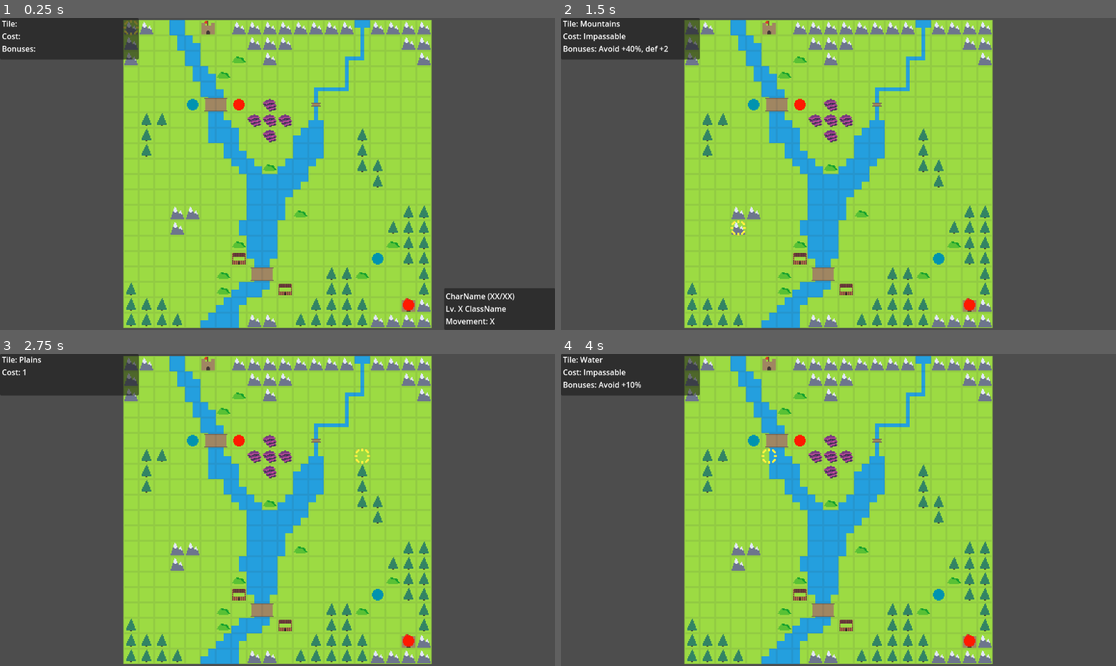
Above: before the commit, frames 1-4 (two rows, left to right).
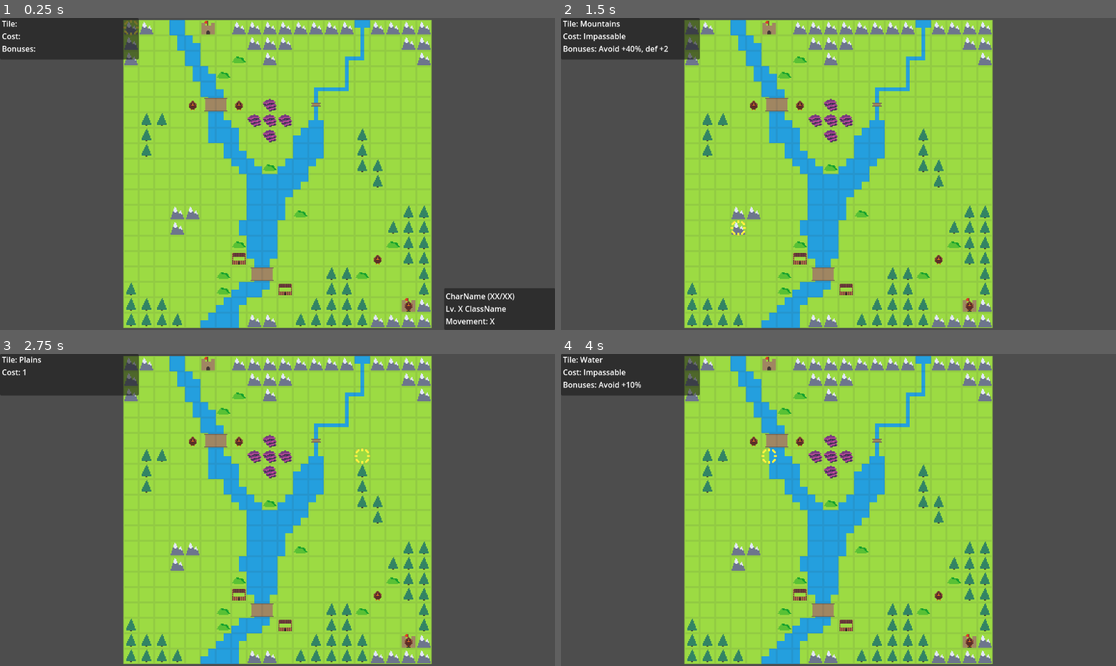
Above: after the commit, the same moments.

Repository: Kibibibit/chickenwarrior
Game: Godot game, scene res://src/scenes/main/main.tscn
Two runs of this game, one before a commit and one after it. Both use one fixed random seed, a clock stepped at 60 frames per second and the inputs below.
Inputs (mouse positions are in pixels of both pictures, inside the frame that each line leads up to):
- Up to frame 1 (0.25 s): no input
- Up to frame 2 (1.5 s): tap Enter (ui_accept) at 0.5, 0.77, 1.25 s; move the mouse to (960, 158) at 0.52 s; hold Right (ui_right) 0.53-1.28 s; click (960, 158) at 0.67 s; move the mouse to (727, 189) at 1.27 s; hold Down (ui_down) from 1.28 s (still down)
- Up to frame 3 (2.75 s): tap Enter (ui_accept) at 1.52, 2 s; move the mouse to (333, 441) at 2.02 s; release Down (ui_down) at 2.03 s; hold Right (ui_right) from 2.03 s (still down)
- Up to frame 4 (4 s): tap Enter (ui_accept) at 2.75, 3.02, 3.5, 3.77 s; move the mouse to (810, 572) at 2.77 s; release Right (ui_right) at 2.78 s; hold Up (ui_up) 2.78-3.53 s; click (810, 572) at 2.92 s; move the mouse to (1005, 556) at 3.52 s; hold Left (ui_left) from 3.53 s (still down)

The runs differ from the first frame. In frame 1, 0.3% of the frame differs, in the area x 33-75%, y 25-94%; in frame 2, 0.3%; in frame 3, 0.3%; in frame 4, 0.3%.

Commit message:
added map sprites

Diff:
--- a/resources/materials/unit_shader/unit_shader.gdshader
+++ b/resources/materials/unit_shader/unit_shader.gdshader
@@ -4,30 +4,12 @@
 uniform bool moved = false;
 
 void fragment() {
-	vec4 color = texture(TEXTURE, UV);
-	float red = 0.0;
-	float green = color.g;
-	float blue = 0.0;
-	if (!moved) {
-		if (player == 0) {
-			red = 0.0;
-			blue = color.b;
-		} else if (player == 1) {
-			red = 1.0;
-			blue = 0.0;
-			green = 0.1;
-		} else {
-			red = 0.0;
-			blue = 0.1;
-			green = 0.8;
-		}
+	vec3 color = texture(TEXTURE, UV).rgb;
+
+	if (moved) {
+		COLOR.rgb =  color * 0.5;
 	} else {
-		float a = (color.r+color.g+color.b) / 3.0;
-		red = a;
-		green  = a;
-		blue = a;
+		COLOR.rgb = color;
 	}
 
-	COLOR.rgba = vec4(red, green, blue, color.a);
-
 }
--- /dev/null
+++ b/resources/sprite_frames/chicken_map.tres
@@ -0,0 +1,150 @@
+[gd_resource type="SpriteFrames" load_steps=19 format=3 uid="uid://gvsnhenop7j7"]
+
+[ext_resource type="Texture2D" uid="uid://dwul81ipsyxe3" path="res://assets/map_sprites/chicken_map.png" id="1_m08en"]
+
+[sub_resource type="AtlasTexture" id="AtlasTexture_226pi"]
+atlas = ExtResource("1_m08en")
+region = Rect2(0, 0, 16, 16)
+
+[sub_resource type="AtlasTexture" id="AtlasTexture_e0ps7"]
+atlas = ExtResource("1_m08en")
+region = Rect2(0, 48, 16, 16)
+
+[sub_resource type="AtlasTexture" id="AtlasTexture_pu66b"]
+atlas = ExtResource("1_m08en")
+region = Rect2(16, 48, 16, 16)
+
+[sub_resource type="AtlasTexture" id="AtlasTexture_t2dks"]
+atlas = ExtResource("1_m08en")
+region = Rect2(32, 48, 16, 16)
+
+[sub_resource type="AtlasTexture" id="AtlasTexture_p25ml"]
+atlas = ExtResource("1_m08en")
+region = Rect2(48, 48, 16, 16)
+
+[sub_resource type="AtlasTexture" id="AtlasTexture_kelj1"]
+atlas = ExtResource("1_m08en")
+region = Rect2(0, 16, 16, 16)
+
+[sub_resource type="AtlasTexture" id="AtlasTexture_edduc"]
+atlas = ExtResource("1_m08en")
+region = Rect2(16, 16, 16, 16)
+
+[sub_resource type="AtlasTexture" id="AtlasTexture_pg2id"]
+atlas = ExtResource("1_m08en")
+region = Rect2(32, 16, 16, 16)
+
+[sub_resource type="AtlasTexture" id="AtlasTexture_npxbm"]
+atlas = ExtResource("1_m08en")
+region = Rect2(48, 16, 16, 16)
+
+[sub_resource type="AtlasTexture" id="AtlasTexture_q8x88"]
+atlas = ExtResource("1_m08en")
+region = Rect2(0, 0, 16, 16)
+
+[sub_resource type="AtlasTexture" id="AtlasTexture_pyipl"]
+atlas = ExtResource("1_m08en")
+region = Rect2(16, 0, 16, 16)
+
+[sub_resource type="AtlasTexture" id="AtlasTexture_tpb3e"]
+atlas = ExtResource("1_m08en")
+region = Rect2(32, 0, 16, 16)
+
+[sub_resource type="AtlasTexture" id="AtlasTexture_4h5xm"]
+atlas = ExtResource("1_m08en")
+region = Rect2(48, 0, 16, 16)
+
+[sub_resource type="AtlasTexture" id="AtlasTexture_0jsh7"]
+atlas = ExtResource("1_m08en")
+region = Rect2(0, 32, 16, 16)
+
+[sub_resource type="AtlasTexture" id="AtlasTexture_ylore"]
+atlas = ExtResource("1_m08en")
+region = Rect2(16, 32, 16, 16)
+
+[sub_resource type="AtlasTexture" id="AtlasTexture_cf2kw"]
+atlas = ExtResource("1_m08en")
+region = Rect2(32, 32, 16, 16)
+
+[sub_resource type="AtlasTexture" id="AtlasTexture_e4oy2"]
+atlas = ExtResource("1_m08en")
+region = Rect2(48, 32, 16, 16)
+
+[resource]
+animations = [{
+"frames": [{
+"duration": 1.0,
+"texture": SubResource("AtlasTexture_226pi")
+}],
+"loop": true,
+"name": &"default",
+"speed": 5.0
+}, {
+"frames": [{
+"duration": 1.0,
+"texture": SubResource("AtlasTexture_e0ps7")
+}, {
+"duration": 1.0,
+"texture": SubResource("AtlasTexture_pu66b")
+}, {
+"duration": 1.0,
+"texture": SubResource("AtlasTexture_t2dks")
+}, {
+"duration": 1.0,
+"texture": SubResource("AtlasTexture_p25ml")
+}],
+"loop": true,
+"name": &"highlight",
+"speed": 5.0
+}, {
+"frames": [{
+"duration": 1.0,
+"texture": SubResource("AtlasTexture_kelj1")
+}, {
+"duration": 1.0,
+"texture": SubResource("AtlasTexture_edduc")
+}, {
+"duration": 1.0,
+"texture": SubResource("AtlasTexture_pg2id")
+}, {
+"duration": 1.0,
+"texture": SubResource("AtlasTexture_npxbm")
+}],
+"loop": true,
+"name": &"walk_backwards",
+"speed": 5.0
+}, {
+"frames": [{
+"duration": 1.0,
+"texture": SubResource("AtlasTexture_q8x88")
+}, {
+"duration": 1.0,
+"texture": SubResource("AtlasTexture_pyipl")
+}, {
+"duration": 1.0,
+"texture": SubResource("AtlasTexture_tpb3e")
+}, {
+"duration": 1.0,
+"texture": SubResource("AtlasTexture_4h5xm")
+}],
+"loop": true,
+"name": &"walk_forward",
+"speed": 5.0
+}, {
+"frames": [{
+"duration": 1.0,
+"texture": SubResource("AtlasTexture_0jsh7")
+}, {
+"duration": 1.0,
+"texture": SubResource("AtlasTexture_ylore")
+}, {
+"duration": 1.0,
+"texture": SubResource("AtlasTexture_cf2kw")
+}, {
+"duration": 1.0,
+"texture": SubResource("AtlasTexture_e4oy2")
+}],
+"loop": true,
+"name": &"walk_sideways",
+"speed": 5.0
+}]
--- a/src/prefabs/battle_prefabs/unit/unit.gd
+++ b/src/prefabs/battle_prefabs/unit/unit.gd
@@ -1,6 +1,6 @@
 @icon("res://assets/icons/unit.png")
 @tool
-extends Sprite2D
+extends AnimatedSprite2D
 class_name Unit
 
 const ACTION_NONE: int = -1
@@ -23,7 +23,7 @@
 const TEAM_ENEMY: int = 1
 const TEAM_ALLY: int = 2
 
-const UNIT_MOVE_SPEED: int = 500
+const UNIT_MOVE_SPEED: int = 400
 
 
 signal move_finished
@@ -61,6 +61,11 @@
 	hp = character.get_max_hp()
 
 
+func highlight() -> void:
+	play("highlight")
+
+func unhighlight() -> void:
+	play("default")
 
 func get_unit_type() -> int:
 	return character.get_unit_type()
@@ -206,14 +211,32 @@
 	return get_attack_count(enemy)*get_damage_per_attack(enemy)
 
 
+func _set_walk_animation(direction:Vector2i) -> void:
+	var anim: StringName = "default"
+	flip_h = false
+	match direction:
+		Vector2i.DOWN:
+			anim = "walk_backwards"
+		Vector2i.LEFT:
+			anim = "walk_sideways"
+		Vector2i.RIGHT:
+			flip_h = true
+			anim = "walk_sideways"
+		Vector2i.UP:
+			anim = "walk_forward"
+	if (animation != anim):
+		play(anim)
+
 func _process(delta) -> void:
 	if (not _path.is_empty()):
 		if position == Vector2(_path[0]*Map.TILE_SIZE):
 			_path.remove_at(0)
 		if (not _path.is_empty()):
 			var next_pos = _path[0]*Map.TILE_SIZE
+			var last_pos: Vector2 = position
 			position.x = move_toward(position.x, next_pos.x, delta*UNIT_MOVE_SPEED)
 			position.y = move_toward(position.y, next_pos.y, delta*UNIT_MOVE_SPEED)
+			_set_walk_animation(Vector2i((last_pos-position).normalized()))
 		else:
 			move_finished.emit()
 
--- a/src/prefabs/battle_prefabs/unit/unit.tscn
+++ b/src/prefabs/battle_prefabs/unit/unit.tscn
@@ -1,17 +1,17 @@
 [gd_scene load_steps=5 format=3 uid="uid://o0io22x7hv0"]
 
-[ext_resource type="Texture2D" uid="uid://dgt4k2yv5er6u" path="res://assets/unit.png" id="1_2ut52"]
 [ext_resource type="Shader" path="res://resources/materials/unit_shader/unit_shader.gdshader" id="1_qml7y"]
+[ext_resource type="SpriteFrames" uid="uid://gvsnhenop7j7" path="res://resources/sprite_frames/chicken_map.tres" id="2_2h1k5"]
 [ext_resource type="Script" path="res://src/prefabs/battle_prefabs/unit/unit.gd" id="2_2len0"]
 
-[sub_resource type="ShaderMaterial" id="ShaderMaterial_knc7y"]
+[sub_resource type="ShaderMaterial" id="ShaderMaterial_g8y1g"]
 shader = ExtResource("1_qml7y")
 shader_parameter/player = 0
 shader_parameter/moved = false
 
-[node name="Unit" type="Sprite2D"]
+[node name="Unit" type="AnimatedSprite2D"]
 texture_filter = 1
-material = SubResource("ShaderMaterial_knc7y")
-texture = ExtResource("1_2ut52")
+material = SubResource("ShaderMaterial_g8y1g")
+sprite_frames = ExtResource("2_2h1k5")
 centered = false
 script = ExtResource("2_2len0")
--- a/src/scenes/battle_scene/battle_scene.gd
+++ b/src/scenes/battle_scene/battle_scene.gd
@@ -99,6 +99,7 @@
 	unit.move_finished.connect(_unit_move_finished.bind(unit))
 
 func _deselect_unit(unit: Unit) -> void:
+	unit.unhighlight()
 	selected_unit_id = Constants.NULL_ID
 	tile_highlight.clear_highlight()
 	battle_state = STATE_PLAYER_TURN
@@ -123,6 +124,7 @@
 			print("Unrecognised action %s (%s)" % [action, Unit.get_action_label(action)])
 		cursor.can_move = true
 		unit.position = unit_start_pos*Map.TILE_SIZE
+		unit.highlight()
 		battle_state = STATE_PLAYER_UNIT_SELECTED
 
 func _attack_action_selected(unit: Unit) -> void:
@@ -214,7 +216,16 @@
 
 
 func _cursor_moved_player_turn_state(tile: Vector2i) -> void:
-	ui.set_unit(_unit_at(tile))
+	var unit: Unit = _unit_at(tile)
+	ui.set_unit(unit)
+	if (unit != null):
+		if (unit.team == Teams.PLAYER):
+			unit.highlight()
+	else:
+		for unit_id in units:
+			var u: Unit = units[unit_id]
+			u.unhighlight()
+
 
 func _cursor_moved_player_unit_selected_state(tile: Vector2i) -> void:
 	var unit: Unit = instance_from_id(selected_unit_id)
Binary file added: assets/map_sprites/chicken_map.aseprite
Binary file added: assets/map_sprites/chicken_map.png
Not shown, added: assets/map_sprites/chicken_map.png.import
Not shown: 3 places in src/prefabs/maps/test_map/test_map.tscn that only renumber resources
